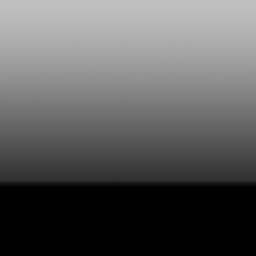
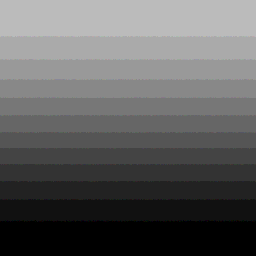
Before/after of a 256×256 layered artwork. What changed in the layer stack:
hid "Layer 3" over [0, 0, 256, 222]
painted on "Layer 1" over [0, 0, 256, 222]
